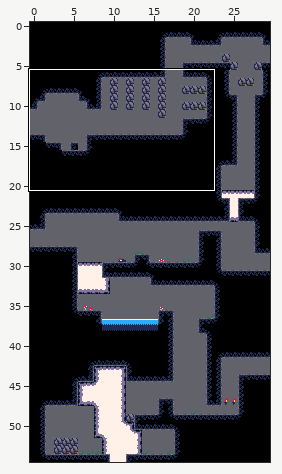
Tiled map: assets/tiled/maps/d01.tmx. Above: a wide view before the commit, with the close-up outlined.
Close-up. Before the edit:
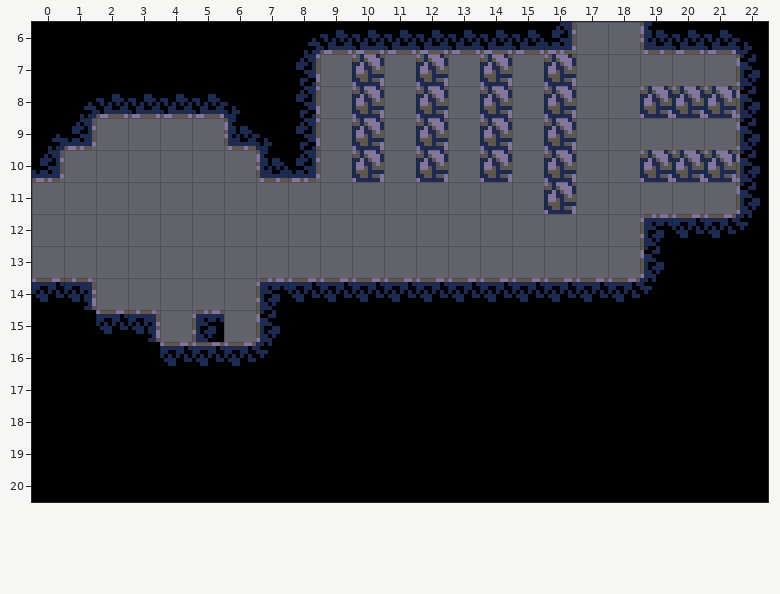
Cells are 8x8 px. Shown: x 0..22, y 6..20.
After:
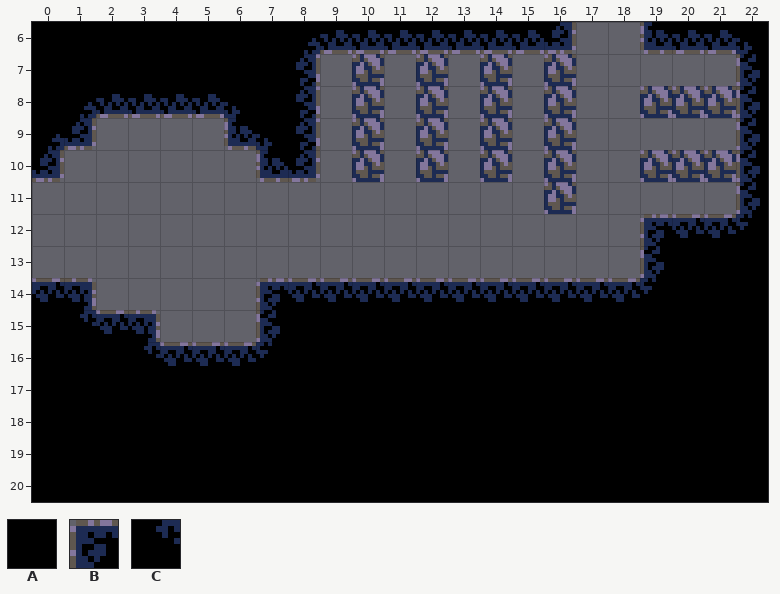
Key: from "tileset": A 0, B 2 turned 270, C 3.
_ is an empty cell.
Tiles replaced or removed in this view: A, B.
The exact change:
Changed rows in their new state; . is an unchanged cell.
Layer "Tiles":
first column x 1:
15 C..._
16 ..C..
